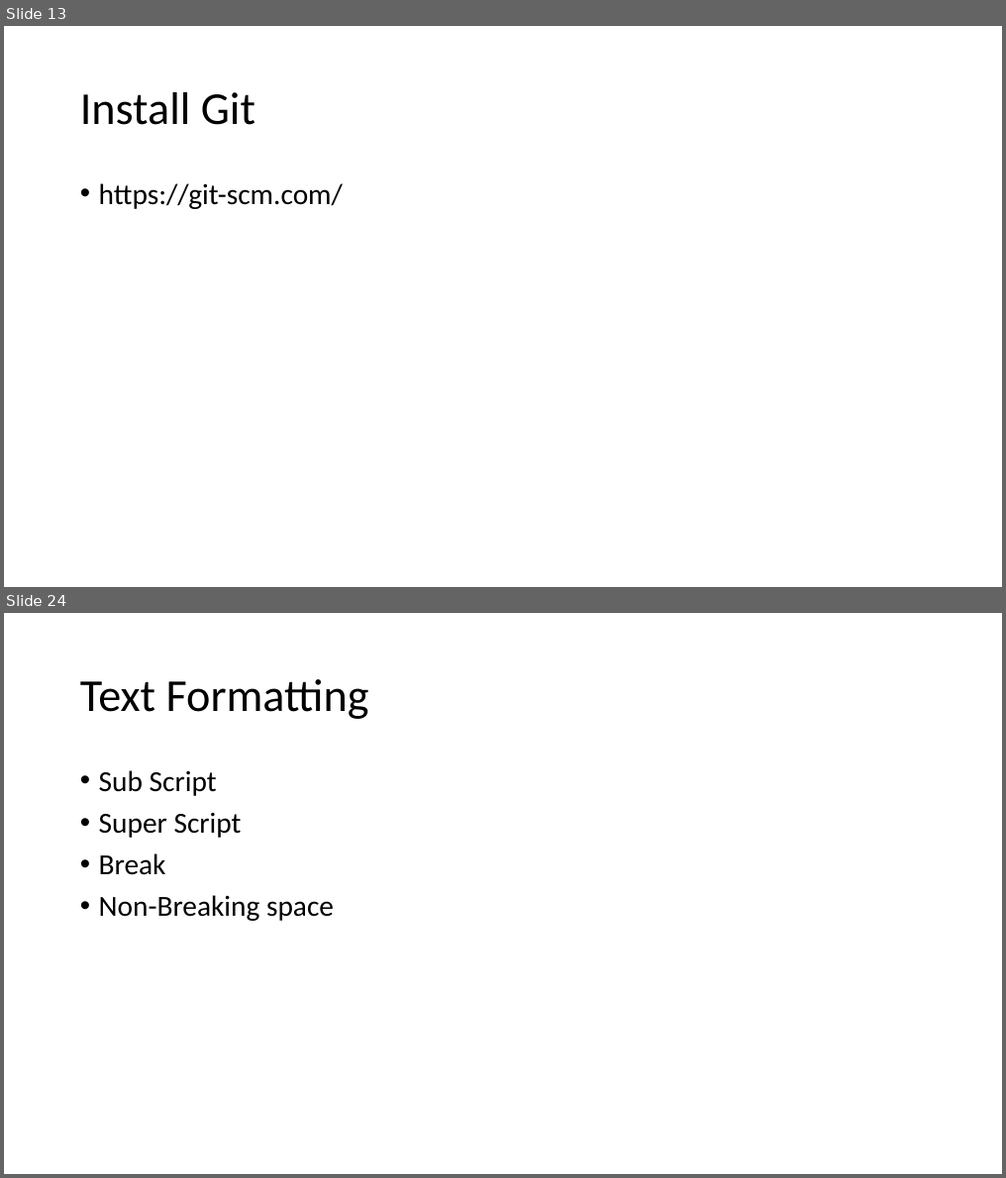
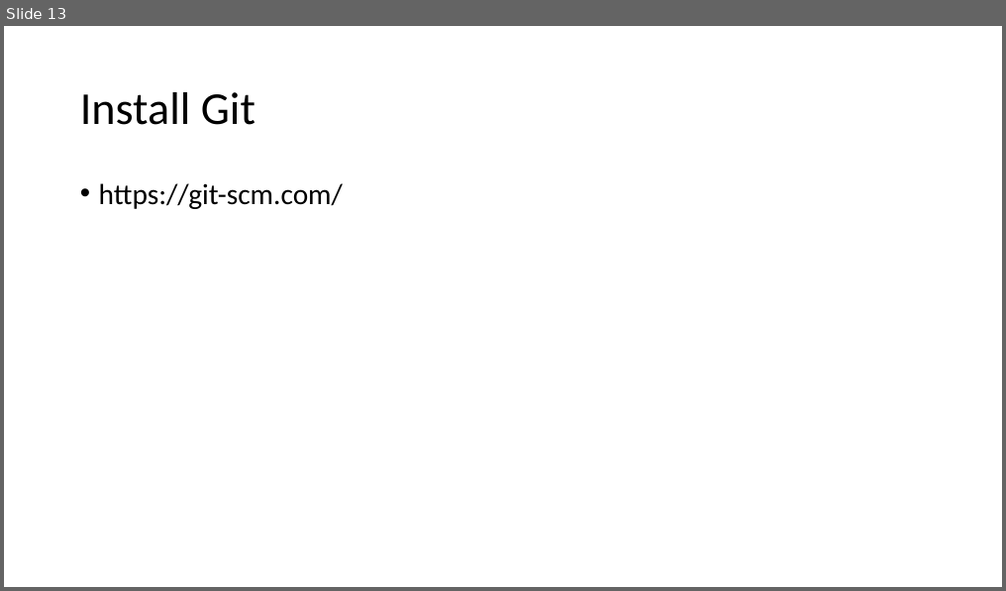
Before and after one commit to PiyushChaturvedii/Batch10, a slide deck: Git and Github.pptx. Shown one above the other, each under a label of ours: slides 13 and 24 before the commit, slide 13 after it; the slides between them are not shown. The pictures are 1006x1178 and 1006x591 pixels, drawn with LibreOffice and Linux fonts; fonts in the diff are those of the drawing. Boxes give left, top, right and bottom in pixels: in the first picture for what was removed or moved away, otherwise in the second. Text is boxed around its words. In the diff, an @@ line names an element or a change of style, - is before the commit and + after.

```diff
--- a/Git and Github.pptx
+++ b/Git and Github.pptx
@@ slide 24 removed at (4, 613, 1002, 1174), background #FFFFFF @@
@@ title removed at (80, 679, 369, 719) @@
-Text Formatting
@@ text removed at (99, 770, 334, 921) @@
-• Sub Script
-• Super Script
-• Break
-• Non-Breaking space
```
Also in this commit, not shown: 1 slide added, 10 other slides removed, 7 other files.
